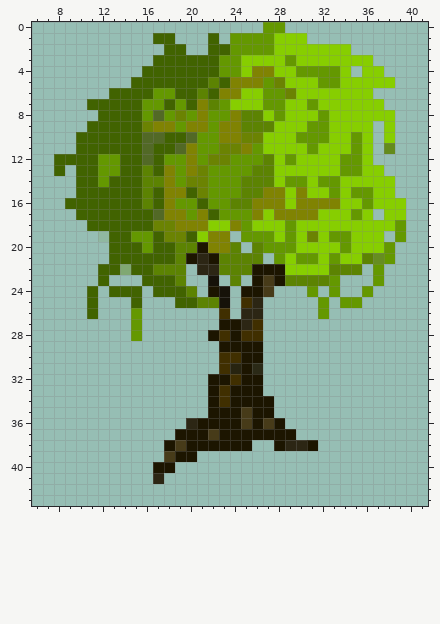
Pixel-art sprite, stored at assets/escenario/arbol 1.png. Above is the file before it was changed.
The file is 50x50 pixels. Pixels under 10% opacity are left out. Colours within 5 levels of each other are drawn and written as one. Shown: x 6..41, y 0..43.
The result:
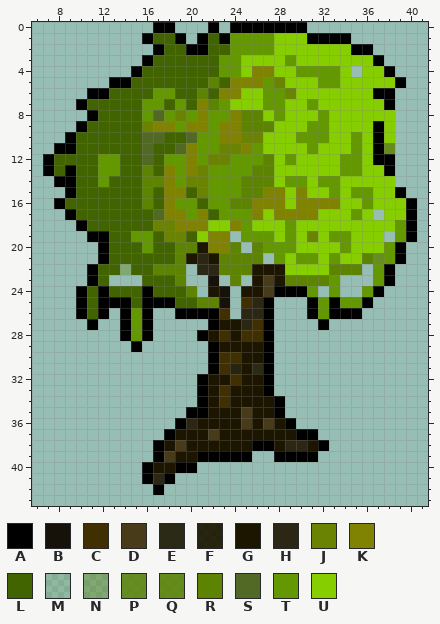
Palette (. is transparent): A #000000  B #161209  C #402f00  D #473b19  E #1c1500df  F #1c1500e9  G #1c1500  H #2c2614  J #6b8302  K #808302  L #416300  M #5c83021b  N #5c83025f  P #5c8302d3  Q #5c8302db  R #5c8302  S #526926  T #649800  U #87ce00
Edits made:
@@ x 6..41 @@
- 0 .....................TT.............
- 1 ...........LL...L.TTTTUUU...........
- 2 ............LL..LLTTTTUUUUUUU.......
- 3 ...........LLLLLLTTUUUUTUUUUUUU.....
- 4 ..........LLLLLLLTTUKKUUTTTTU.UU....
- 5 .........LLLLLLLRLKKKTJUUUTTUUUUU...
- 6 .......LLLLTTLLRLKKUUTTJUUUUUUU.....
- 7 .....LLLLLTTLTLKRTUUUTTUUTUUUUUU....
- 8 ......LLLLTSTJTKTTKRRUTUUUTUUUUUU...
- 9 .....LLLLLJKKTKKTKKRRRUUUTTUUUU.U...
-10 ....LLLLLLSSLLSTTKKJJUUUTTTUUTU.U...
-11 ....LLLLLLSLLSKTTJJKTUUUUTUUUTU.Q...
-12 ..LLLLTTLLSLTTKTJJTTTRUTUUUUTTU.....
-13 ..L.LLTTLLRLKTKJTTTTRRUUUUUUTTUU....
-14 ....LLTLLLRRKTJJTTTRRRUTTUTTUUUUU...
-15 ....LLLLLLRLKKLJTTTRRKKUKUUTUTTUU...
-16 ...LLLLLLLRLKTTLTTRRKKKUKKKKUUTUUU..
-17 ....LLLLLLLSKKTKLTTTKUKKKKUUUTU.UU..
-18 .....LLLLLLJJKKKUUKTUUUTUUUUUUUUUT..
-19 ......MLLTTLJJLUKK.TTTUTUJUTTUUU.T..
-20 .......LLLTLLRRGKKR.RTTTUUUUTUUUT...
-21 .......LLLLLLRGHGRRRR.TUTTUTUURPT...
-22 ......LLNLLRRR.HHRRRGGGUUUURRR.T....
-23 ......L...LLLR..B.R.GDGRRRRT...T....
-24 .....L.LLL.LLLR.GB.GGD...T.T..T.....
-25 .....L...L...LLRRB.CH.....T.TT......
-26 .....L...T.......C.HH.....T.........
-27 .........T.......GGHC...............
-28 .........T......GCGCC...............
-29 .................GGGG...............
-30 .................CCGG...............
-31 .................CFGE...............
-32 ................GGCGG...............
-33 ................GCGGG...............
-34 ................GCGGGG..............
-35 ................GGGDGG..............
-36 ..............HGGGGDGDG.............
-37 .............GGGDGGGGGGG............
-38 ............GDGGGGGG..GHHG..........
-39 ............DGG.....................
-40 ...........GG.......................
-41 ...........H........................
-42 ....................................
+ 0 ...........AA...A.AAAAAAA...........
+ 1 ..........ALLA.ALATTTTUUUAAAA.......
+ 2 ...........ALLAALLTTTTUUUUUUUAA.....
+ 3 ..........ALLLLLLTTUUUUTUUUUUUUA....
+ 4 .........ALLLLLLLTTUKKUUTTTTU.UUA...
+ 5 .......AALLLLLLLRLKKKTJUUUTTUUUUUA..
+ 6 .....AALLLLTTLLRLKKUUTTJUUUUUUUAA...
+ 7 ....ALLLLLTTLTLKRTUUUTTUUTUUUUUUA...
+ 8 .....ALLLLTSTJTKTTKRRUTUUUTUUUUUU...
+ 9 ....ALLLLLJKKTKKTKKRRRUUUTTUUUUAU...
+10 ...ALLLLLLSSLLSTTKKJJUUUTTTUUTUAU...
+11 ..AALLLLLLSLLSKTTJJKTUUUUTUUUTUAQ...
+12 .ALLLLTTLLSLTTKTJJTTTRUTUUUUTTUAA...
+13 .ALALLTTLLRLKTKJTTTTRRUUUUUUTTUUA...
+14 ..AALLTLLLRRKTJJTTTRRRUTTUTTUUUUU...
+15 ...ALLLLLLRLKKLJTTTRRKKUKUUTUTTUUA..
+16 ..ALLLLLLLRLKTTLTTRRKKKUKKKKUUTUUUA.
+17 ...ALLLLLLLSKKTKLTTTKUKKKKUUUTU.UUA.
+18 ....ALLLLLLJJKKKUUKTUUUTUUUUUUUUUTA.
+19 .....AALLTTLJJLUKK.TTTUTUJUTTUUU.TA.
+20 ......ALLLTLLRRGKKR.RTTTUUUUTUUUTA..
+21 ......ALLLLLLRGHGRRRR.TUTTUTUURPTA..
+22 .....ALLNLLRRR.HHRRRGGGUUUURRR.TA...
+23 .....AL...LLLR..B.R.GDGRRRRT...TA...
+24 ....ALALLLALLLR.GB.GGDAAAT.T..TA....
+25 ....ALAAALAAALLRRB.CHA...ATATTA.....
+26 ....ALA.ATA..AAAAC.HHA...ATAAA......
+27 .....A..ATA.....AGGHCA....A.........
+28 ........ATA....AGCGCCA..............
+29 .........A......AGGGGA..............
+30 ................ACCGGA..............
+31 ................ACFGEA..............
+32 ...............AGGCGGA..............
+33 ...............AGCGGGA..............
+34 ...............AGCGGGGA.............
+35 ..............AAGGGDGGA.............
+36 .............AHGGGGDGDGA............
+37 ............AGGGDGGGGGGGAA..........
+38 ...........AGDGGGGGGAAGHHGA.........
+39 ...........ADGGAAAAA..AAAA..........
+40 ..........AGGAA.....................
+41 ..........AHA.......................
+42 ...........A........................
 43 ....................................
Changed places in both pictures, as pixel boxes (x1, y1, x2, y2):
changed: (43, 22, 417, 495)
